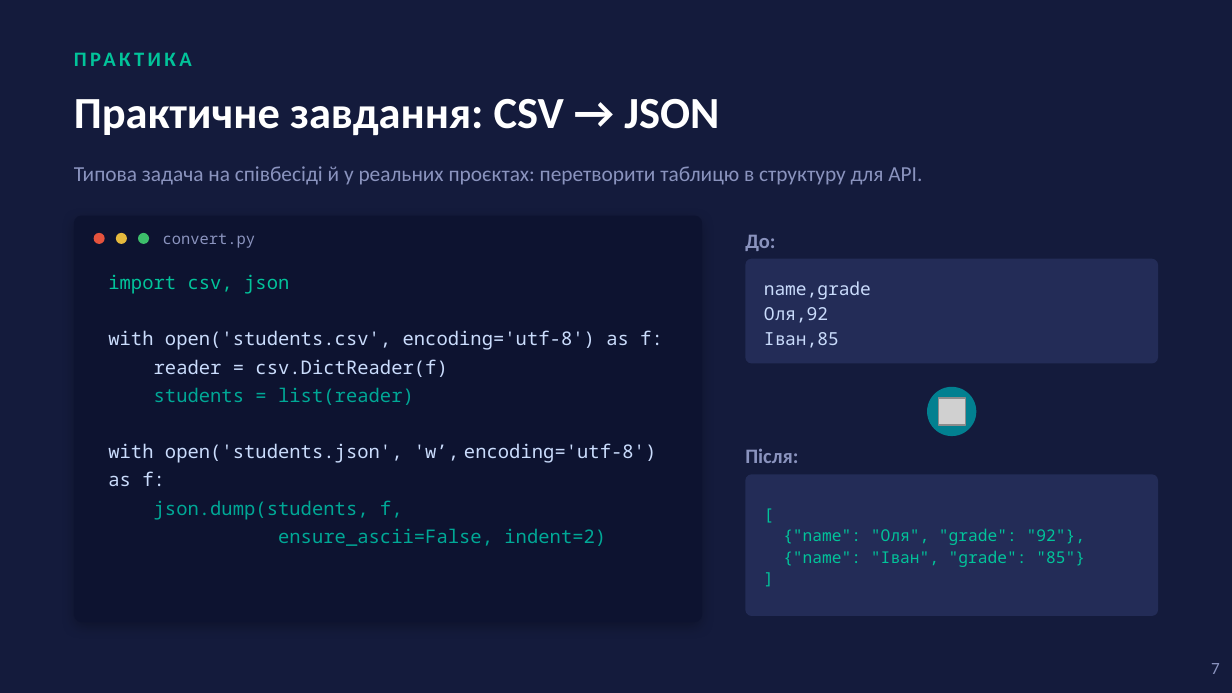
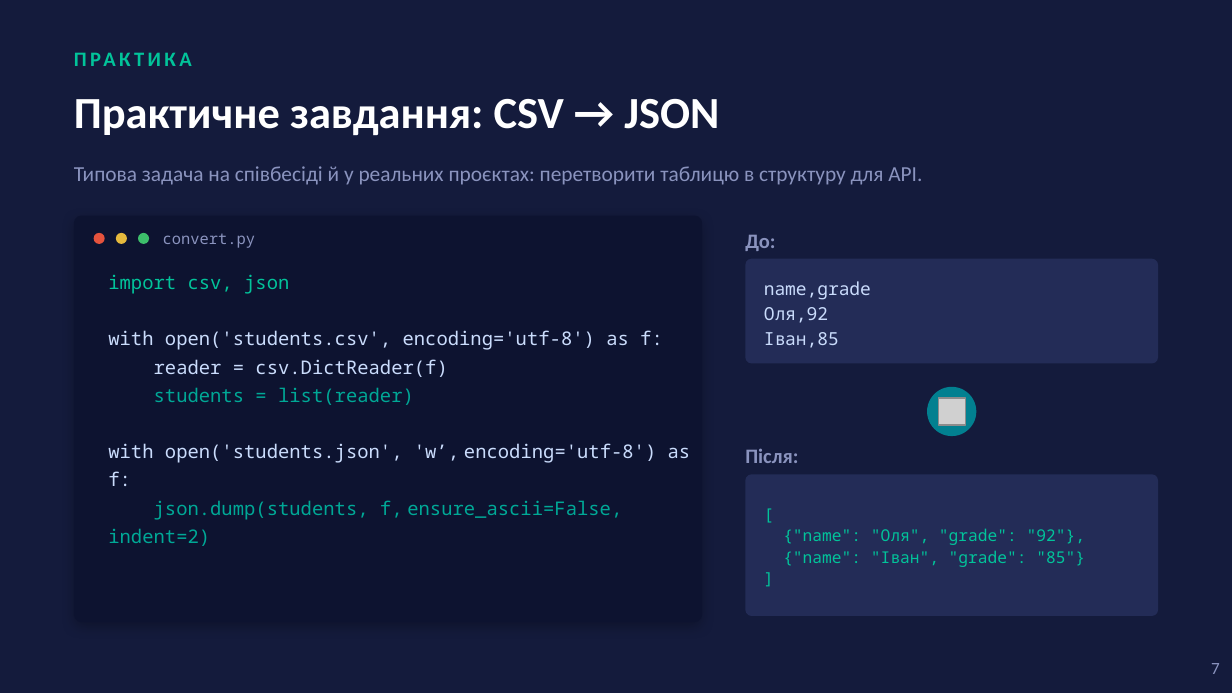
Before and after one commit to dmitriy-shtefan/python-course, a slide deck: slide 7 of заняття_16/CSV_and_JSON_in_Python.pptx. Drawn at 1232x693 pixels with LibreOffice and Linux fonts; fonts in the diff are those of the drawing; grey boxes stand for pictures. Boxes give left, top, right and bottom in pixels: in the first picture for what was removed or moved away, otherwise in the second. Text is boxed around its words. In the diff, an @@ line names an element or a change of style, - is before the commit and + after.

```diff
--- a/заняття_16/CSV_and_JSON_in_Python.pptx
+++ b/заняття_16/CSV_and_JSON_in_Python.pptx
@@ text at [108, 500, 622, 546]: text changed @@
-json.dump(students, f,
-ensure_ascii=False, indent=2)
+json.dump(students, f, ensure_ascii=False, indent=2)
```
Also in this commit, not shown: 1 other slide changed, 2 other files.
